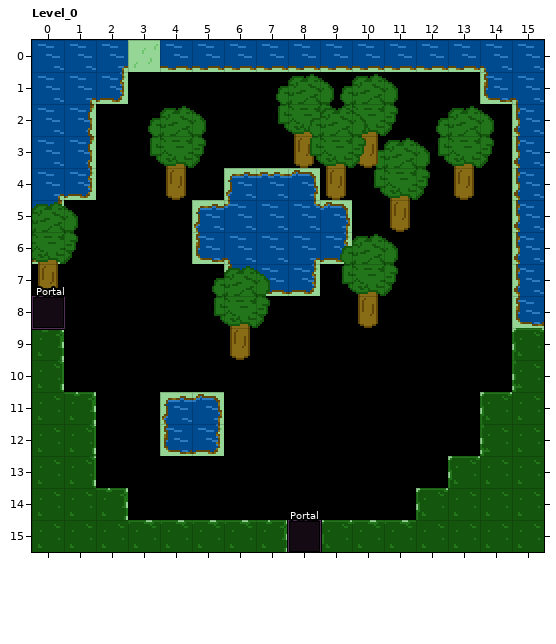
LDtk project, stored at data/map.ldtk. Above, as it was before the edit.
Cells are 16x16 px. Shown: Level_0 x 0..15, y 0..15.
New version:
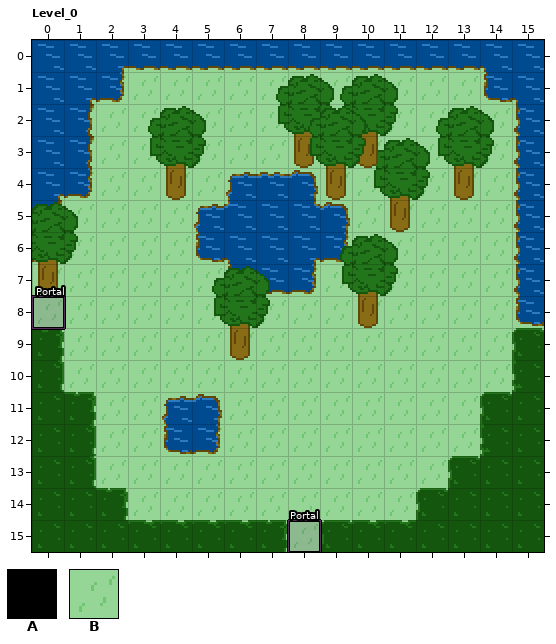
Key: from "Tileset2": A 0, B 1.
_ is an empty cell.
Tiles replaced or removed in this view: A, B.
Commit: Use zeroth tile for emptines
Change:
Changed rows in their new state; . is an unchanged cell.
Layer "BG_AutoLayer_baked":
first column x 0:
 1 ...BBBBBBBBBBB.
 2 ..BBBBBBBB.BBBB
 3 ..BBBBBBBBBBBBB
 4 ..BBBB...BBBBBB
 5 .BBBB.....BBBBB
 6 .BBBB.....BBBBB
 7 BBBBBB...BBBBBB
 8 BBBBBBBBBBBBBBB
 9 .BBBBBBBBBBBBBB
10 .BBBBBBBBBBBBBB
11 ..BB..BBBBBBBB.
12 ..BB..BBBBBBBB.
13 ..BBBBBBBBBBB..
14 ...BBBBBBBBB...
15 ........B......
Layer "FG_Tiles":
first column x 3:
 0 _
Pixel boxes of the changes (left, top, right, bottom) in both pictures:
changed: (32, 40, 512, 551)
